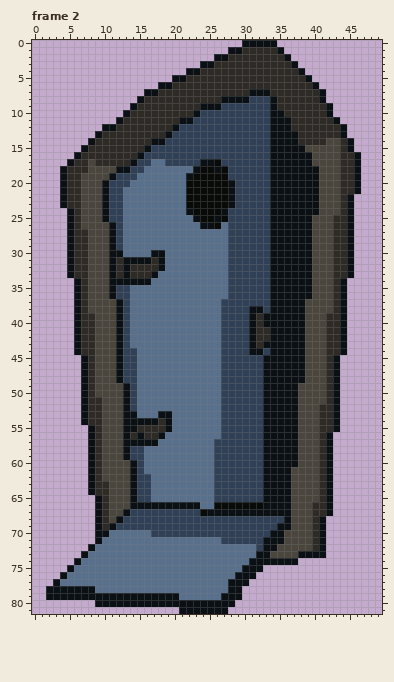
One commit to this pixel-art file: art/sprites/rotordoor.aseprite. The first picture shows the starting point.
50x82 pixels, 3 frames. Shown: frame 2. The commit also changed other frames, which this record leaves out.
And afterwards:
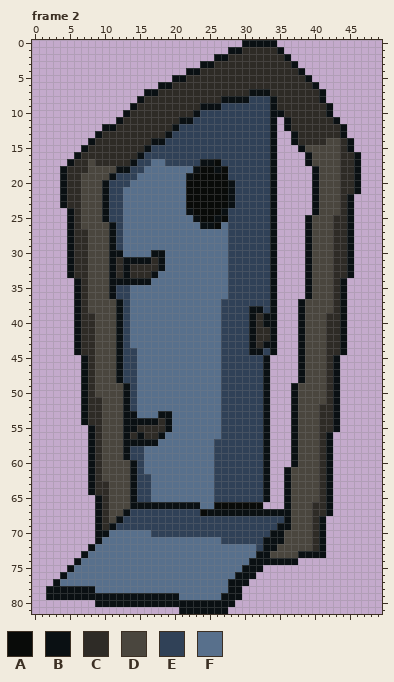
Palette (. is transparent): A #090b09  B #0a1013  C #2e2b26  D #4a463e  E #304157  F #58708c
Changes in this commit:
--- frame 2
@@ x 31..41 @@
 10 EEEBBCCCCCC
-11 EEEBBBCCCCC
-12 EEEBBBCCCCC
-13 EEEBBBBCCCC
-14 EEEBBBBCCCC
-15 EEEBBBBBDDD
-16 EEEBBBBBBDD
-17 EEEBBBBBBDD
-18 EEEBBBBBBBD
-19 EEEBBBBBBBD
-20 EEEBBBBBBBD
-21 EEEBBBBBBBD
-22 EEEBBBBBBBD
-23 EEEBBBBBBBD
-24 EEEBBBBBBBD
-25 EEEBBBBBBDD
-26 EEEBBBBBBDD
-27 EEEBBBBBBDD
-28 EEEBBBBBBDD
-29 EEEBBBBBBDD
-30 EEEBBBBBBDD
-31 EEEBBBBBBDD
-32 EEEBBBBBBDD
-33 EEEBBBBBBDD
-34 EEEBBBBBBDD
-35 EEEBBBBBBDD
-36 EEEBBBBBBDD
-37 EEEBBBBBDDD
-38 BBEBBBBBDDD
-39 BCBBBBBBDDD
-40 BCBBBBBBDDD
-41 BCCBBBBBDDD
-42 BCCBBBBBDDD
-43 BCBBBBBBDDD
-44 BBEBBBBBDDD
-45 EEBBBBBBDDD
-46 EEBBBBBBDDD
-47 EEBBBBBBDDD
-48 EEBBBBBBDDD
-49 EEBBBBBDDDD
-50 EEBBBBBDDDD
-51 EEBBBBBDDDD
-52 EEBBBBBDDDC
-53 EEBBBBBDDDC
-54 EEBBBBBDDDC
-55 EEBBBBBDDDC
-56 EEBBBBBDDDC
-57 EEBBBBBDDDC
-58 EEBBBBBDDDC
-59 EEBBBBBDDDC
-60 EEBBBBBDDDC
-61 EEBBBBDDDDC
-62 EEBBBBDDDDC
-63 EEBBBBDDDDC
-64 EEBBBBDDDDC
-65 EEBBBBDDDDC
-66 AABBBBDDDCC
+11 EEEB.BCCCCC
+12 EEEB.BCCCCC
+13 EEEB..BCCCC
+14 EEEB..BCCCC
+15 EEEB...BDDD
+16 EEEB....BDD
+17 EEEB....BDD
+18 EEEB.....BD
+19 EEEB.....BD
+20 EEEB.....BD
+21 EEEB.....BD
+22 EEEB.....BD
+23 EEEB.....BD
+24 EEEB.....BD
+25 EEEB....BDD
+26 EEEB....BDD
+27 EEEB....BDD
+28 EEEB....BDD
+29 EEEB....BDD
+30 EEEB....BDD
+31 EEEB....BDD
+32 EEEB....BDD
+33 EEEB....BDD
+34 EEEB....BDD
+35 EEEB....BDD
+36 EEEB....BDD
+37 EEEB...BDDD
+38 BBEB...BDDD
+39 BCBB...BDDD
+40 BCBB...BDDD
+41 BCCB...BDDD
+42 BCCB...BDDD
+43 BCBB...BDDD
+44 BBEB...BDDD
+45 EEB....BDDD
+46 EEB....BDDD
+47 EEB....BDDD
+48 EEB....BDDD
+49 EEB...BDDDD
+50 EEB...BDDDD
+51 EEB...BDDDD
+52 EEB...BDDDC
+53 EEB...BDDDC
+54 EEB...BDDDC
+55 EEB...BDDDC
+56 EEB...BDDDC
+57 EEB...BDDDC
+58 EEB...BDDDC
+59 EEB...BDDDC
+60 EEB...BDDDC
+61 EEB..BDDDDC
+62 EEB..BDDDDC
+63 EEB..BDDDDC
+64 EEB..BDDDDC
+65 EEB..BDDDDC
+66 AA...BDDDCC
 67 BBBBBBDDDCC
Where, in picture pixels (left, top, right, bottom), the same in both pictures:
erased: (263, 117, 312, 509)
